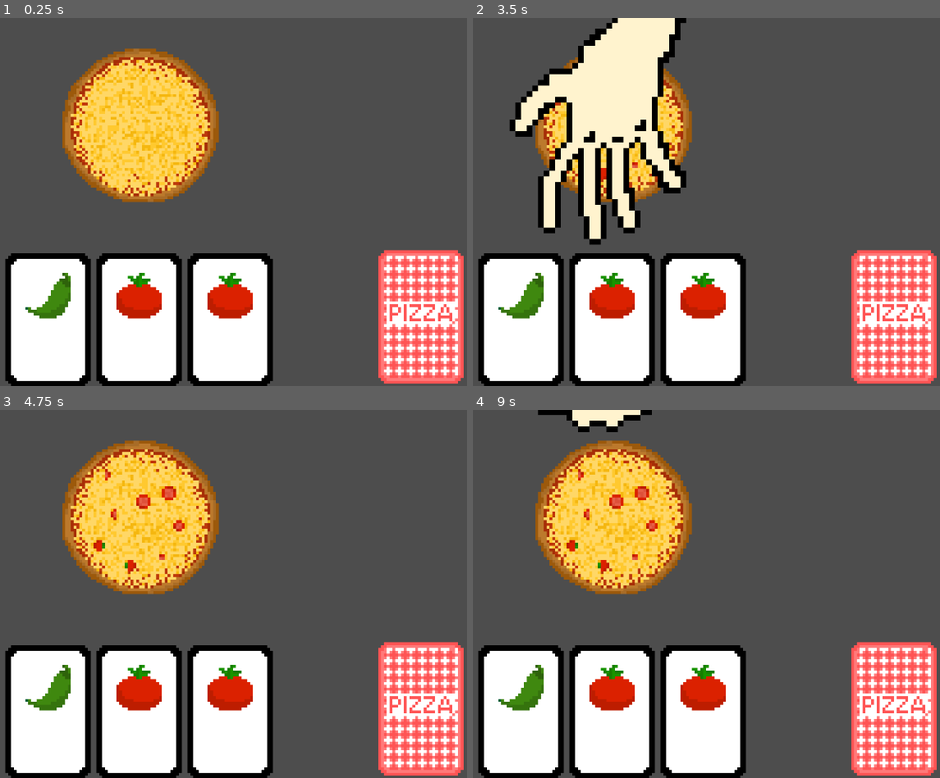
Above: before the commit, frames 1-4 (two rows, left to right).
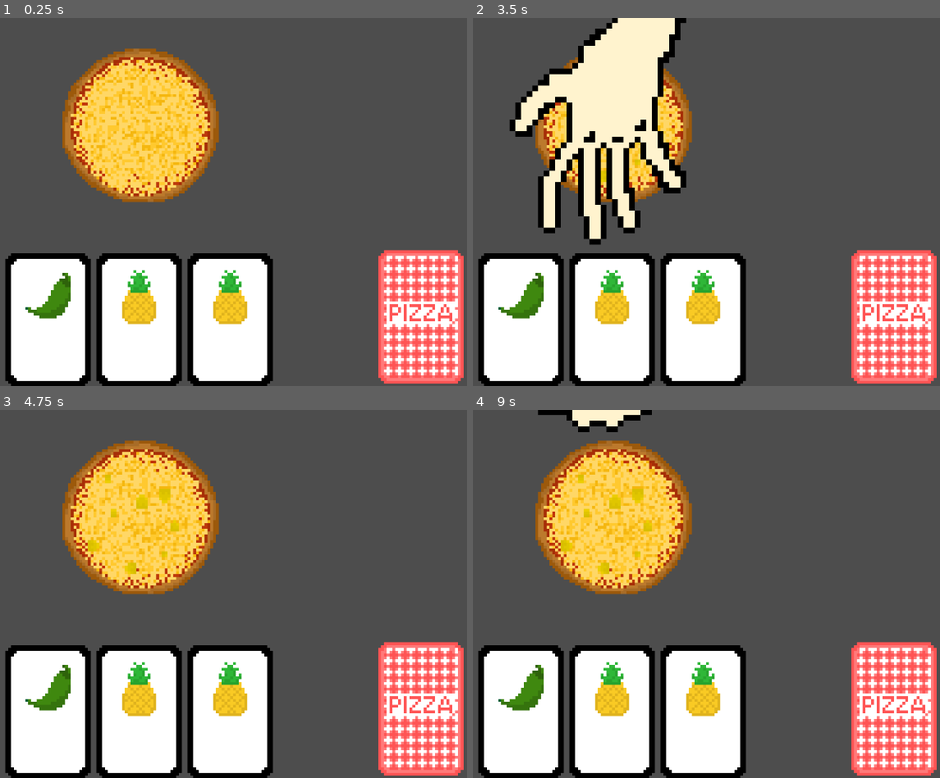
Above: after the commit, the same moments.

Repository: bstrong5923/Pizzatro
Game: Godot game, scene res://Scenes/Game.tscn
Two runs of this game, one before a commit and one after it. Both use one fixed random seed, a clock stepped at 60 frames per second and the inputs below.
Inputs (mouse positions are in pixels of both pictures, inside the frame that each line leads up to):
- Up to frame 1 (0.25 s): no input
- Up to frame 2 (3.5 s): tap Enter at 0.5, 2 s; move the mouse to (757, 183) at 0.52 s; click (757, 183) at 0.67 s; tap Space at 1.25, 2.75 s; move the mouse to (482, 220) at 1.27 s; click (482, 220) at 1.42 s; move the mouse to (678, 121) at 2.02 s; click (678, 121) at 2.17 s; move the mouse to (580, 275) at 2.77 s; click (580, 275) at 2.92 s
- Up to frame 3 (4.75 s): move the mouse to (336, 649) at 3.52 s; click (336, 649) at 3.67 s; move the mouse to (outside the picture) at 4.27 s; click (outside the picture) at 4.42 s
- Up to frame 4 (9 s): tap Enter at 5 s; move the mouse to (645, 594) at 5.02 s; click (645, 594) at 5.17 s; tap Space at 5.75 s; move the mouse to (515, 502) at 5.77 s; click (515, 502) at 5.92 s; move the mouse to (757, 575) at 6.52 s; click (757, 575) at 6.67 s; move the mouse to (482, 612) at 7.27 s; click (482, 612) at 7.42 s; move the mouse to (678, 513) at 8.02 s; click (678, 513) at 8.17 s; move the mouse to (580, 667) at 8.77 s; click (580, 667) at 8.92 s

The runs differ from the first frame. In frame 1, 2.1% of the frame differs, in the area x 24-55%, y 68-84%; in frame 2, 2.2%; in frame 3, 2.7%, in the area x 18-55%, y 16-84%; in frame 4, 2.7%.

Commit message:
made a lil deck system

Diff:
--- a/Scenes/card.gd
+++ b/Scenes/card.gd
@@ -7,9 +7,7 @@
 func _ready():
 	# random ingredient logo
 	var frames = texture.get_width() / region_rect.size.x * texture.get_height() / region_rect.size.y
-	ingredient = randi_range(0, frames -1)
-	print(frames)
-	ingredient = randi_range(0, frames - 1)
+	ingredient = Deck.draw_card()
 	set_ingredient(ingredient)
 	play_timer = get_node("/root/Game/card_timer")
 
--- a/Scenes/deck.gd
+++ b/Scenes/deck.gd
@@ -1,13 +1,19 @@
 extends Node2D
 
-signal left_mouse_button_clicked
-signal left_mouse_button_released
-
-var deck = ["mushroom", "tomato", "jalapeno"]
+var deck = []
+var deck_remaining = []
 
 func _ready() -> void:
-	pass
+	fill_initial_deck()
+
+func fill_initial_deck():
+	deck = []
+	for ingredient in range(0,6):
+		for x in range(0,4):
+			deck.push_back(ingredient)
+	deck_remaining = deck
 
 func draw_card():
-	var card_drawn = deck[0]
-	deck.erase(card_drawn)
+	var card_drawn = deck[randi_range(0, deck.size())]
+	deck_remaining.erase(card_drawn)
+	return card_drawn
--- a/minis.gd
+++ b/minis.gd
@@ -21,7 +21,7 @@
 
 		# random position in the pizza
 		var angle = init_angle + (360 / num_of_minis) * m + randi_range(-5,5) # each one has an evenly spaced angle (0, 90, 180, 270 if there were four minis)
-		var radius = pow(randi_range(1, pow(20,2)), 0.5) # random radius from the middle of the pizza to the edge, further out is more common
+		var radius = pow(randi_range(1, pow(20.5,2)), 0.5) # random radius from the middle of the pizza to the edge, further out is more common
 		var x = int(radius * cos(deg_to_rad(angle))) # get the x and y
 		var y = int(radius * sin(deg_to_rad(angle)))
 		instance.position = Vector2(x, y)
